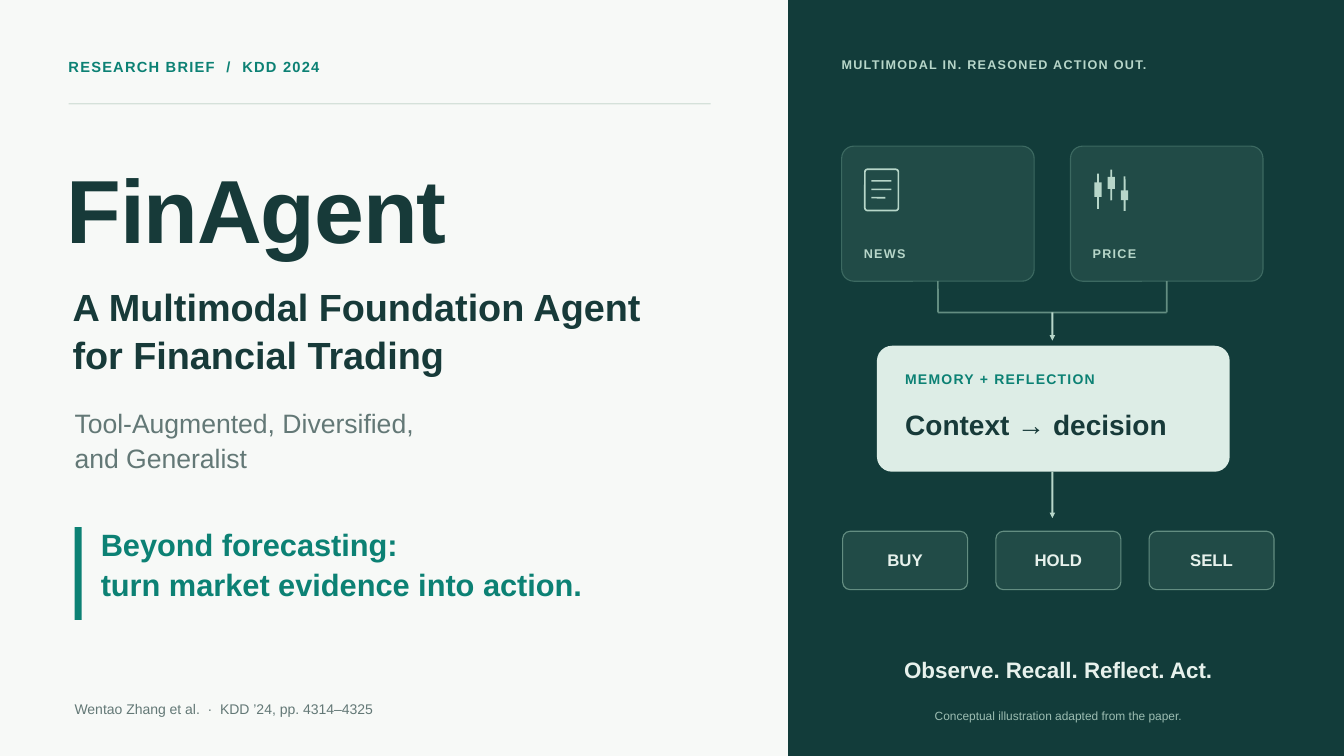
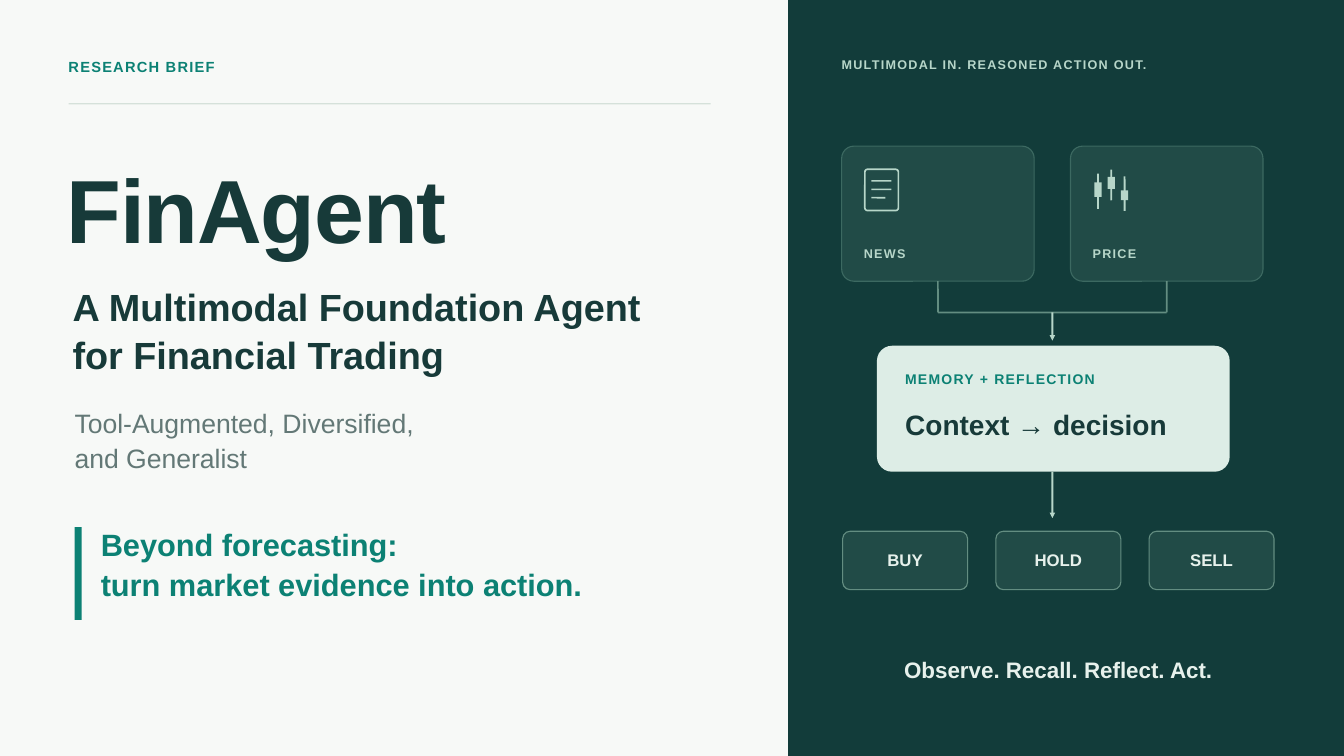
Before and after one commit to Freezingc/fintech-course-ppts, a slide deck: slide 1 of presentations/FinAgent_张云帆.pptx. Drawn at 1344x756 pixels with LibreOffice and Linux fonts; fonts in the diff are those of the drawing. Boxes give left, top, right and bottom in pixels: in the first picture for what was removed or moved away, otherwise in the second. Text is boxed around its words. In the diff, an @@ line names an element or a change of style, - is before the commit and + after.

```diff
--- a/presentations/FinAgent_张云帆.pptx
+++ b/presentations/FinAgent_张云帆.pptx
@@ text at <box>68,61,215,72</box>: text changed @@
-RESEARCH BRIEF / KDD 2024
+RESEARCH BRIEF
@@ text removed at <box>75,704,373,717</box> @@
-Wentao Zhang et al. · KDD ’24, pp. 4314–4325
@@ text removed at <box>935,711,1182,723</box> @@
-Conceptual illustration adapted from the paper.
```
Also in this commit, not shown: 6 other slides changed, 1 other file.
